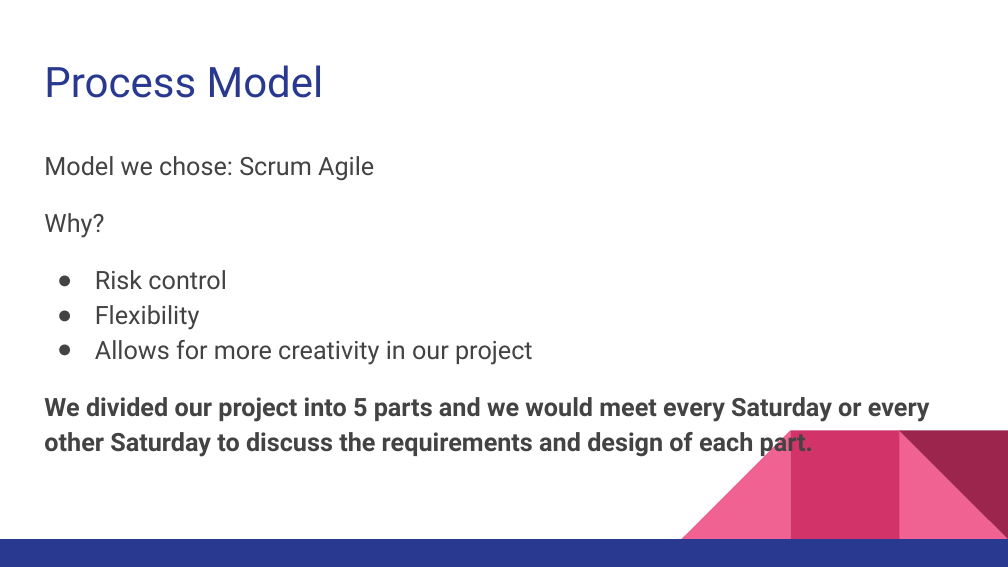
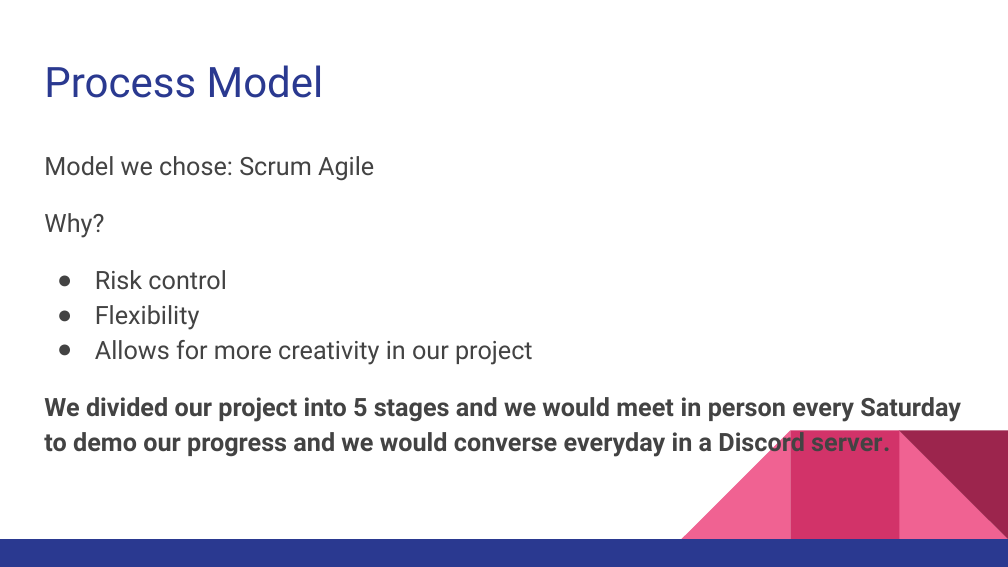
Before and after one commit to Dishoungh/software_engineering_project, a slide deck: slide 3 of Zombie Shooter Game.pptx (slide 2 before the commit). Drawn at 1008x567 pixels with LibreOffice and Linux fonts; fonts in the diff are those of the drawing. Boxes give left, top, right and bottom in pixels: in the first picture for what was removed or moved away, otherwise in the second. Text is boxed around its words. In the diff, an @@ line names an element or a change of style, - is before the commit and + after.

```diff
--- a/Zombie Shooter Game.pptx
+++ b/Zombie Shooter Game.pptx
@@ text at <box>44,397,961,457</box>: text changed @@
-We divided our project into 5 parts and we would meet every Saturday or every other Saturday to discuss the requirements and design of each part.
+We divided our project into 5 stages and we would meet in person every Saturday to demo our progress and we would converse everyday in a Discord server.
```
Also in this commit, not shown: 3 other slides changed, 6 slides added, 3 slides removed, 1 other file.
